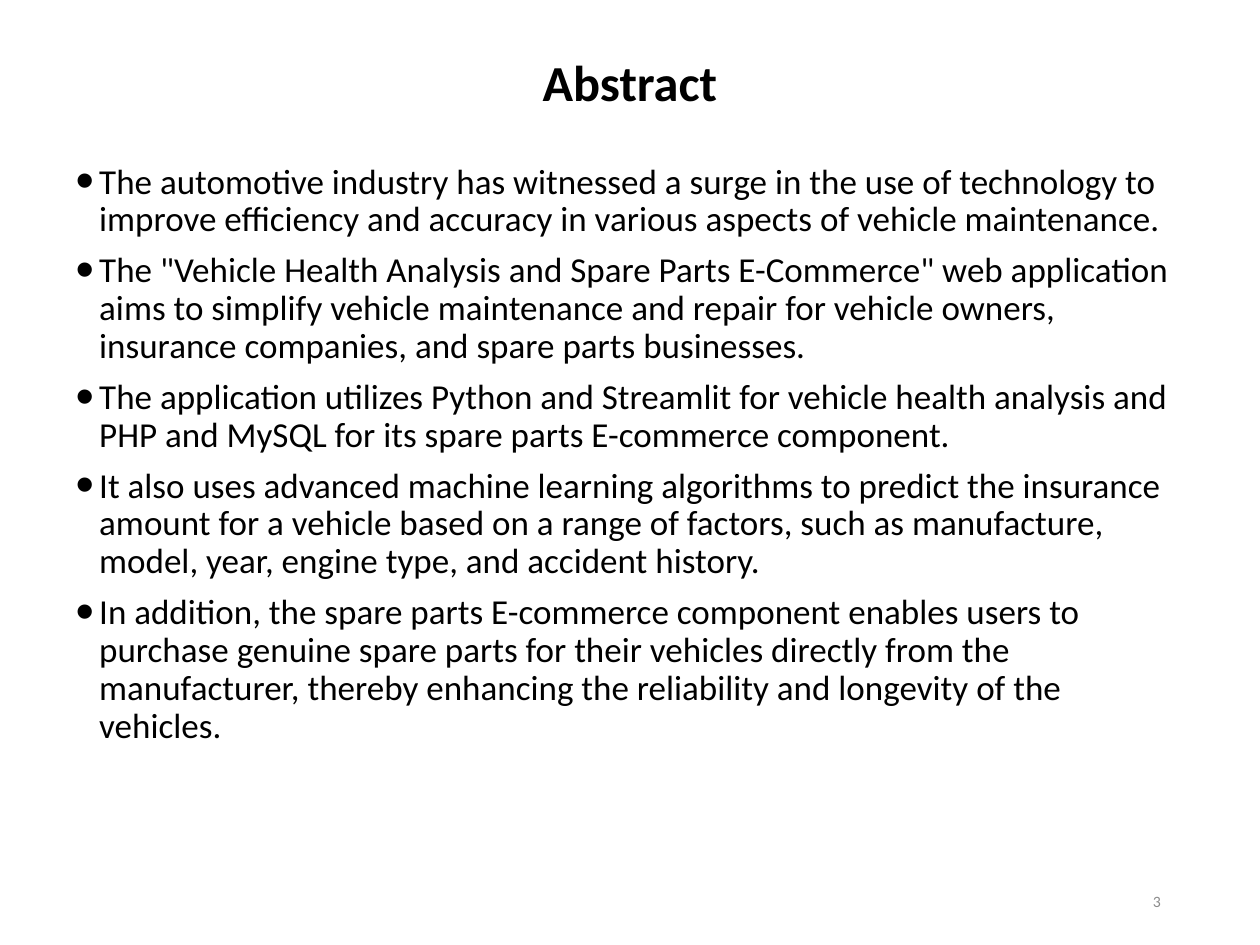
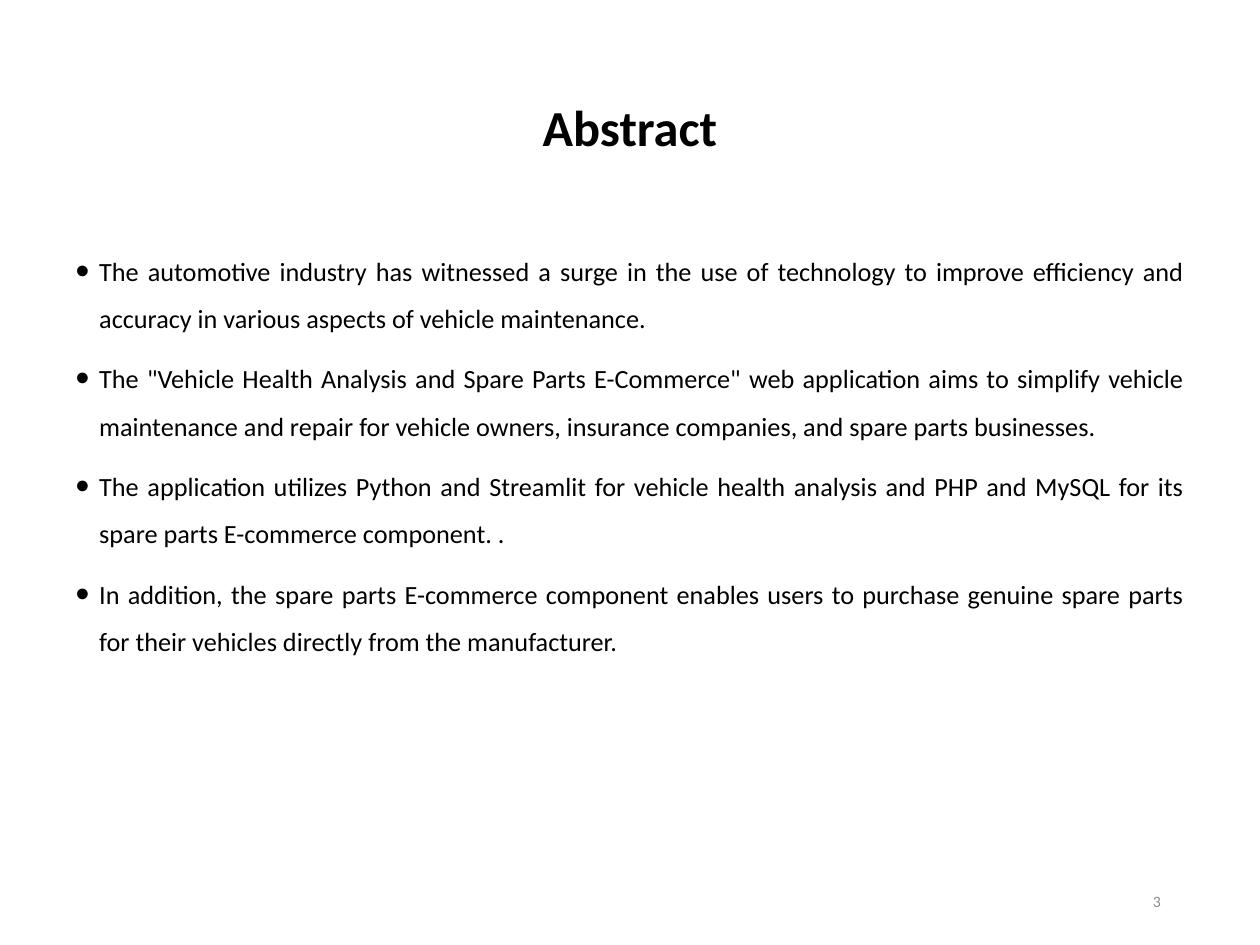
Before and after one commit to yuvrajsinghchauhan/Vehicle-Health-Analysis-and-Spare-Parts-E-Commerce, a slide deck: slide 3 of Review 1 ppt for vehicle Health Analysis and Spare Parts E-Commerce.pptx. Drawn at 1260x945 pixels with LibreOffice and Linux fonts; fonts in the diff are those of the drawing. Boxes give left, top, right and bottom in pixels: in the first picture for what was removed or moved away, otherwise in the second. Text is boxed around its words. In the diff, an @@ line names an element or a change of style, - is before the commit and + after.

```diff
--- a/Review 1 ppt for vehicle Health Analysis and Spare Parts E-Commerce.pptx
+++ b/Review 1 ppt for vehicle Health Analysis and Spare Parts E-Commerce.pptx
@@ title "Abstract": place and size @@
-title "Abstract" at [543, 65, 717, 102]
+title "Abstract" at [543, 110, 717, 147]
@@ text "The automotive industry has witnessed ...": place and size @@
-text "The automotive industry has witnessed ..." at [99, 169, 1168, 739]
+text "The automotive industry has witnessed ..." at [99, 262, 1183, 656]
@@ text at [99, 262, 1183, 441]: size 20 to 15 pt in "The automotive industry has witnessed a surge ...", "The "Vehicle Health Analysis and Spare Parts ..."; alignment left to justified; line spacing 0.9 to 1.5 @@
@@ text at [99, 477, 1183, 656]: text changed; size 20 to 15 pt @@
-• The application utilizes Python and Streamlit for vehicle health analysis and PHP and MySQL for its spare parts E-commerce component.
-• It also uses advanced machine learning algorithms to predict the insurance amount for a vehicle based on a range of factors, such as manufacture, model, year, engine type, and accident history.
-• In addition, the spare parts E-commerce component enables users to purchase genuine spare parts for their vehicles directly from the manufacturer, thereby enhancing the reliability and longevity of the vehicles.
+• The application utilizes Python and Streamlit for vehicle health analysis and PHP and MySQL for its spare parts E-commerce component. .
+• In addition, the spare parts E-commerce component enables users to purchase genuine spare parts for their vehicles directly from the manufacturer.
```
Also in this commit, not shown: 8 other slides changed, 2 other files.
